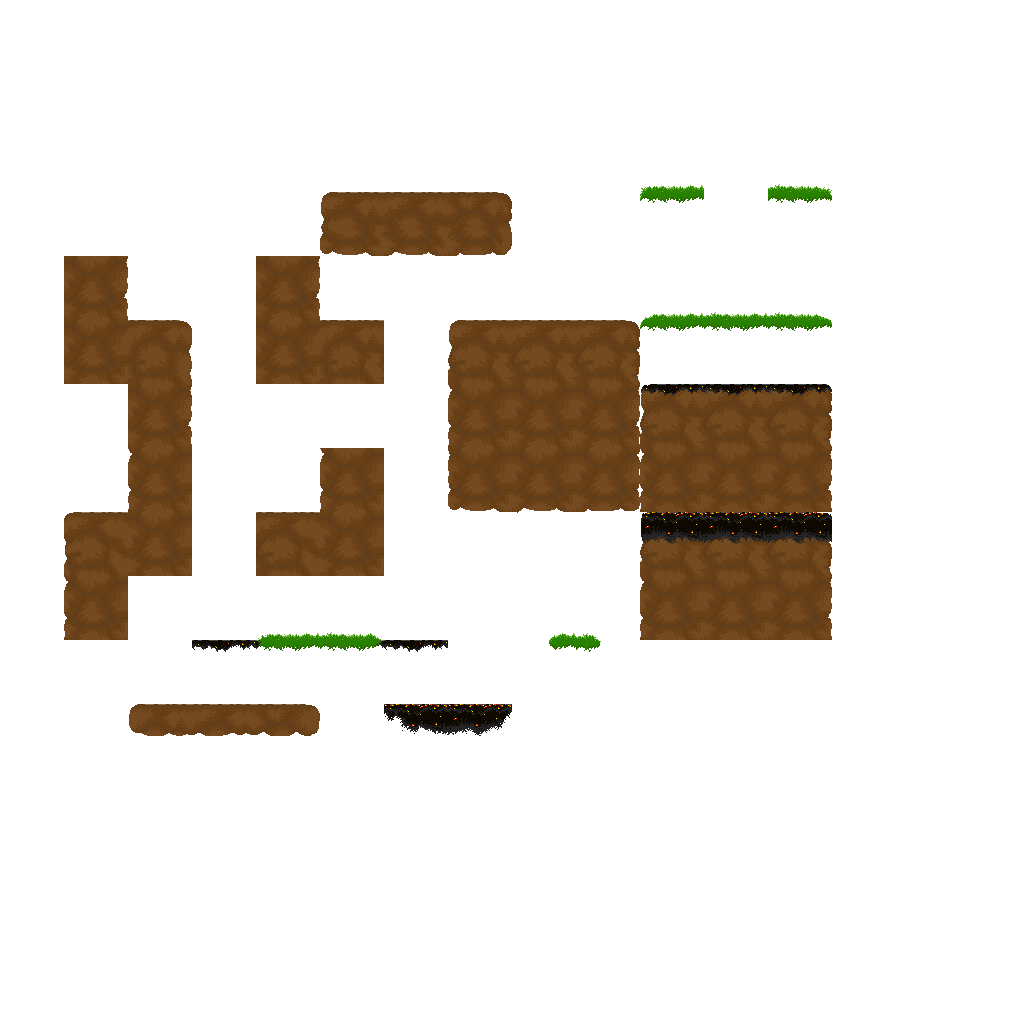
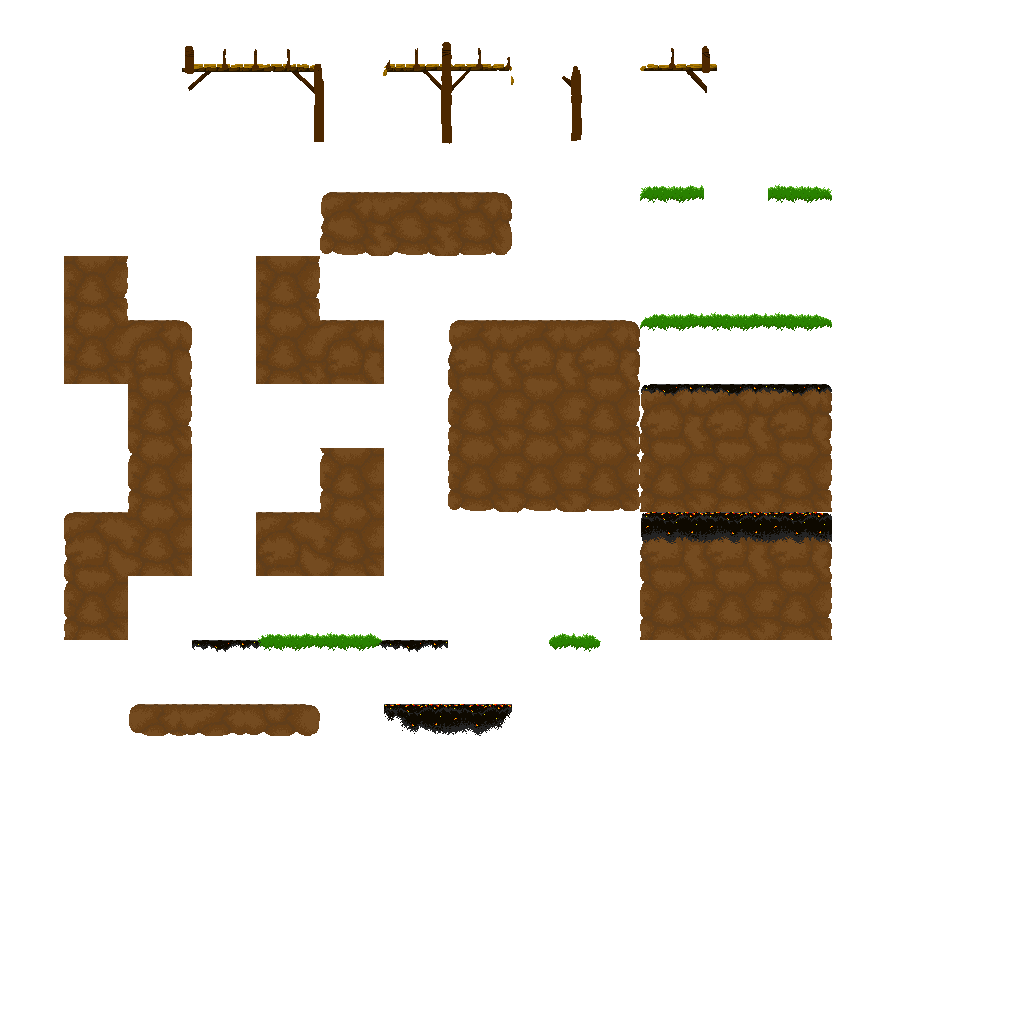
Layered file, before and after one edit (1024px x 1024px). Changes by layer:
added layer "BridgePoles" above "Bridge" over left=182, top=42, right=717, bottom=144
added layer "Bridge" above "BridgeBase" over left=182, top=42, right=717, bottom=128
added layer "BridgeBase" above "Strut" over left=182, top=64, right=717, bottom=128
added layer "Strut" above "DeepBurnLeft" over left=182, top=42, right=717, bottom=128
